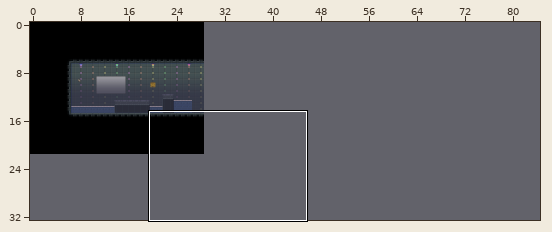
Tiled map (JSON), stored at assets/Tiled/map.json. Above, an overview of the earlier version with the close-up marked.
Close-up. Before:
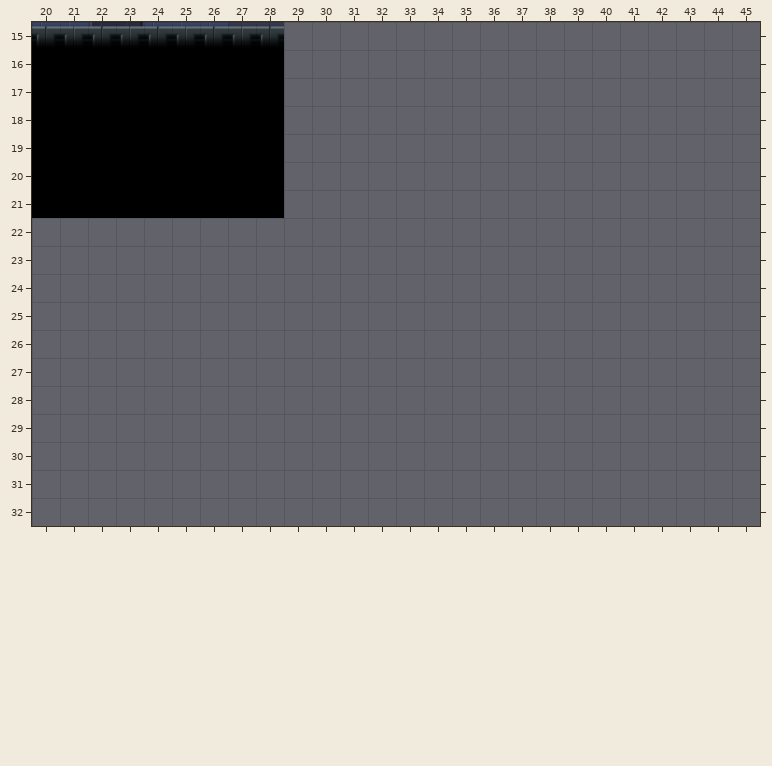
Cells are 256x256 px. Shown: x 20..45, y 15..32. The commit also changed other parts of the map, which this record leaves out. The old version is drawn lined up with the new one.
After the commit:
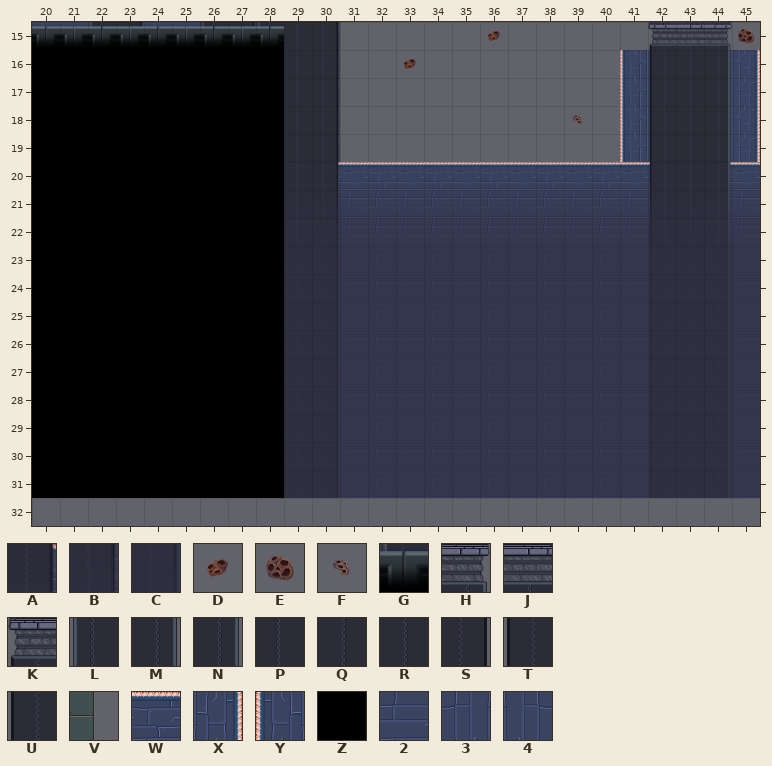
Key: from "TILED1": A 6, B 22, C 38, D 48, E 49, F 50, G 54, H 64 flipped left-right, J 65 flipped left-right, K 66 flipped left-right, L 80, M 80 flipped left-right, N 80 turned 180, P 81, Q 81 flipped left-right, R 81 turned 180, S 82, T 82 flipped left-right, U 82 turned 180, V 85, W 99, X 99 flipped on the other diagonal, Y 99 turned 270, Z 112, 2 115, 3 115 flipped on the diagonal, 4 115 turned 90.
_ is an empty cell.
Tiles of an added or newly shown layer are drawn over the layers below it.
See-through tiles are keyed as they look on the map.
The exact change:
map size 64x64 -> 128x32 cells
Layer "SpaceBG0" (now shown):
The author put tile D in row 15 at x 36; in row 20 at x 32.
The author put tile E in row 19 at x 41.
Layer "SpaceBG1" (added):
The author put tile D in row 16 at x 33.
The author put tile E in row 15 at x 45; in row 18 at x 30.
The author put tile F in row 18 at x 39.
Layer "MursBg":
The author put tile V in rows 15 to 19 at x 30.
Layer "Degrades":
The author put tile G in rows 15 to 20 at x 30.
Layer "Pics":
The author put tile 2 in rows 21 to 31 at x 30 to 42 and 44 to 45.
The author put tile 3 in rows 16 to 19 at x 42.
The author put tile 4 in rows 16 to 19 at x 44.
The author put tile W in row 20 at x 30 to 42 and 44 to 45.
The author put tile X in rows 16 to 19 at x 45.
The author put tile Y in rows 16 to 19 at x 41.
Tile 2 is removed in row 15 at x 26.
Layer "Platforms":
The author put tile H in row 15 at x 44.
The author put tile J in row 15 at x 43.
The author put tile K in row 15 at x 42.
The author put tile L in row 15 at x 26.
The author put tile M in rows 24 to 31 at x 44.
The author put tile N in rows 16 to 23 at x 44.
The author put tile P in rows 15 to 31 at x 29.
The author put tile Q in rows 24 to 31 at x 43.
The author put tile R in rows 16 to 23 at x 43.
The author put tile S in rows 15 to 31 at x 30.
The author put tile T in rows 24 to 31 at x 42.
The author put tile U in rows 16 to 23 at x 42.
Layer "PicsDegrades":
The author put tile A in row 20 at x 29 to 45.
The author put tile B in row 21 at x 29 to 45.
The author put tile C in row 22 at x 29 to 45.
The author put tile G in rows 23 to 31 at x 29 to 45.
Layer "MursExternes":
The author put tile Z in rows 22 to 31 at x 20 to 28.
